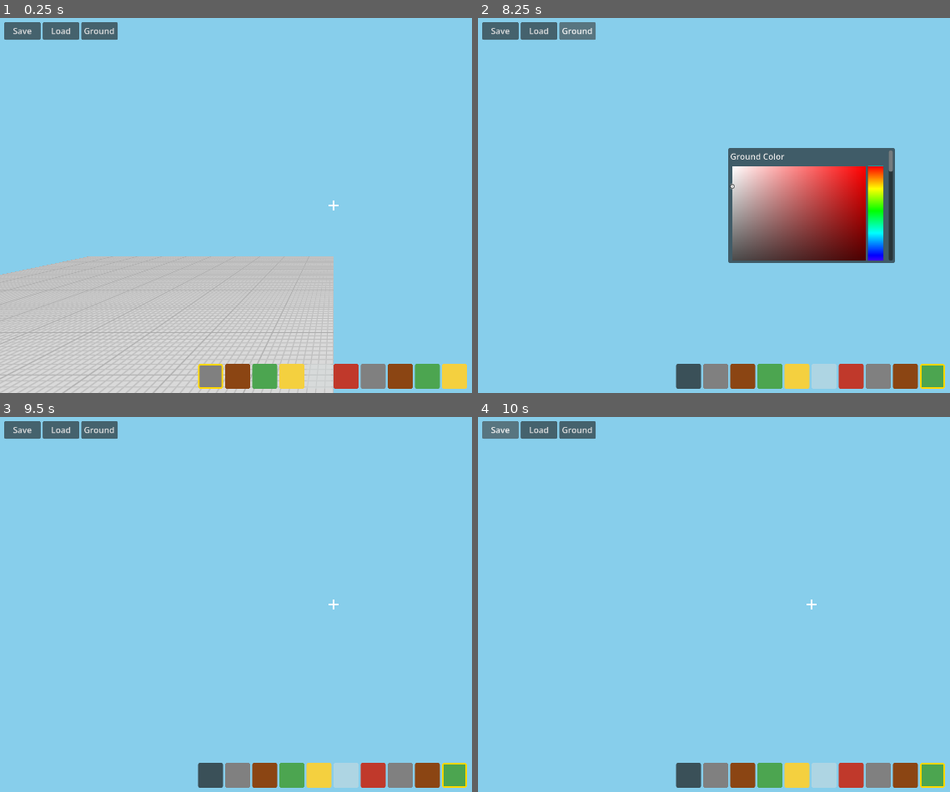
Above: before the commit, frames 1-4 (two rows, left to right).
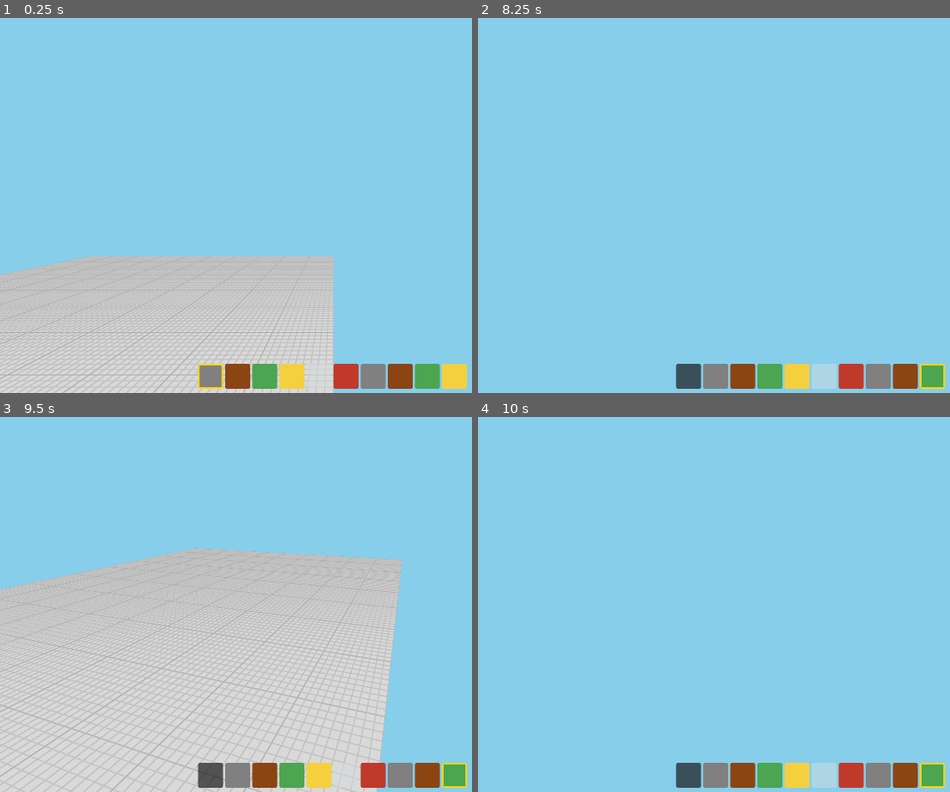
Above: after the commit, the same moments.

Repository: shbshc/building-game
Game: Godot game, scene res://scenes/main.tscn
Same seed, same stepped clock (60 frames per second), same inputs: the game is played once before the commit and once after it.
Inputs (mouse positions are in pixels of both pictures, inside the frame that each line leads up to):
- Up to frame 1 (0.25 s): no input
- Up to frame 2 (8.25 s): click (690, 378) at 0.5 s; click (714, 378) at 1.25 s; click (742, 378) at 2 s; click (770, 378) at 2.75 s; click (798, 378) at 3.5 s; click (822, 378) at 4.25 s; click (850, 378) at 5 s; click (879, 378) at 5.75 s; click (907, 378) at 6.5 s; click (931, 378) at 7.25 s; click (577, 29) at 8 s, where only the run before the commit has a clickable "Ground"
- Up to frame 3 (9.5 s): click (259, 705) at 8.77 s
- Up to frame 4 (10 s): click (501, 428) at 9.5 s, where only the run before the commit has a clickable "Save"

The runs differ from the first frame. In frame 1, 1.1% of the frame differs, in the area x 0-72%, y 1-52%; in frame 2, 12%; in frame 3, 50%, in the area x 0-86%, y 1-100%; in frame 4, 1.1%.
Error after the commit: Parse Error: Used space character for indentation instead of tab as used before in the file. (res://scripts/main.gd:135)

Commit message:
feat: activation_system — signal propagation with loop prevention

Diff:
--- a/scenes/main.tscn
+++ b/scenes/main.tscn
@@ -10,6 +10,7 @@
 [ext_resource type="Script" path="res://scripts/item_types.gd" id="8_item_types"]
 [ext_resource type="Script" path="res://scripts/inventory_manager.gd" id="9_inventory_manager"]
 [ext_resource type="Script" path="res://scripts/functional_types.gd" id="10_functional_types"]
+[ext_resource type="Script" path="res://scripts/activation_system.gd" id="11_activation_system"]
 
 [sub_resource type="CapsuleShape3D" id="player_shape"]
 radius = 0.4
@@ -65,6 +66,9 @@
 [node name="FunctionalTypes" type="Node" parent="."]
 script = ExtResource("10_functional_types")
 
+[node name="ActivationSystem" type="Node" parent="."]
+script = ExtResource("11_activation_system")
+
 [node name="UI" type="CanvasLayer" parent="."]
 
 [node name="UIContainer" type="Control" parent="UI"]
--- /dev/null
+++ b/scripts/activation_system.gd
@@ -0,0 +1,79 @@
+extends Node
+
+@onready var block_manager = $"../Blocks"
+@onready var func_types = $"../FunctionalTypes"
+
+var _activation_id := 0
+var _activated_blocks: Dictionary = {}  # activation_id -> Array[Vector3i]
+
+
+func trigger_activation(origin_pos: Vector3i, direction_vec: Vector3i):
+    _activation_id += 1
+    var aid = _activation_id
+    _activated_blocks[aid] = []
+    _propagate(origin_pos, direction_vec, aid)
+    # 清理旧激活记录（保留最近 10 次）
+    if _activated_blocks.size() > 10:
+        var oldest = _activation_id - 10
+        for k in _activated_blocks.keys():
+            if k < oldest:
+                _activated_blocks.erase(k)
+
+
+func _propagate(current_pos: Vector3i, signal_dir: Vector3i, aid: int):
+    # 停止条件：越界
+    if current_pos.y < 0:
+        return
+    if abs(current_pos.x) > 50 or abs(current_pos.z) > 50 or current_pos.y > 50:
+        return
+
+    var bd = block_manager.get_block_data(current_pos)
+    if bd == null:
+        return  # 空位置，信号终止
+
+    # 防循环：本轮已激活则跳过
+    if current_pos in _activated_blocks[aid]:
+        return
+    _activated_blocks[aid].append(current_pos)
+
+    var ft = bd.func_type
+
+    match ft:
+        func_types.FuncType.ENERGY_CONTINUOUS, func_types.FuncType.ENERGY_PULSE:
+            # 能源方块收到激活 → 沿自己的箭头方向发出信号
+            var dir_vec = func_types.DIRECTION_VECTORS[bd.direction]
+            var next_pos = current_pos + dir_vec
+            print("Energy at ", current_pos, " firing toward ", dir_vec)
+            _propagate(next_pos, dir_vec, aid)
+
+        func_types.FuncType.MOVE:
+            # 移动方块：向自己的箭头方向移动 1 格
+            var dir_vec = func_types.DIRECTION_VECTORS[bd.direction]
+            var new_pos = current_pos + dir_vec
+            print("Move block from ", current_pos, " to ", new_pos)
+
+            # 检查目标格是否有拐弯方块
+            var target = block_manager.get_block_data(new_pos)
+            var was_turn = (target != null and target.func_type == func_types.FuncType.TURN)
+            var turn_dir = target.direction if was_turn else -1
+
+            if block_manager.move_block(current_pos, new_pos):
+                # 移动成功
+                if was_turn:
+                    # 拐弯方块被消耗，移动方块转向
+                    block_manager.set_block_direction(new_pos, turn_dir)
+                    print("Move block turned to ", func_types.DIRECTION_NAMES[turn_dir])
+
+                # 继续向前传播信号
+                var new_dir_vec = func_types.DIRECTION_VECTORS[block_manager.get_block_data(new_pos).direction]
+                _propagate(new_pos, new_dir_vec, aid)
+            else:
+                print("Move blocked at ", current_pos, " -> ", new_pos)
+
+        func_types.FuncType.TURN:
+            # 拐弯方块不响应激活，信号终止
+            pass
+
+        _:
+            # 普通方块：信号终止
+            pass
--- a/scripts/main.gd
+++ b/scripts/main.gd
@@ -130,3 +130,11 @@
 		elif event.keycode == KEY_ESCAPE and backpack_panel != null and backpack_panel.visible:
 			backpack_panel.visible = false
 			Input.mouse_mode = Input.MOUSE_MODE_CAPTURED
+
+func _test_activation_chain():
+    var ft = $FunctionalTypes
+    # 放一条链：能源(5,0,5, ↑) → 移动(5,1,5, ↑)
+    block_manager.place_block(Vector3i(5, 0, 5), -1, null, ft.FuncType.ENERGY_PULSE, 2)  # +Y
+    block_manager.place_block(Vector3i(5, 1, 5), -1, null, ft.FuncType.MOVE, 2)         # +Y
+    $ActivationSystem.trigger_activation(Vector3i(5, 0, 5), Vector3i.UP)
+    print("Test activation chain done")
Not shown: 1 places in scenes/main.tscn that only renumber resources
